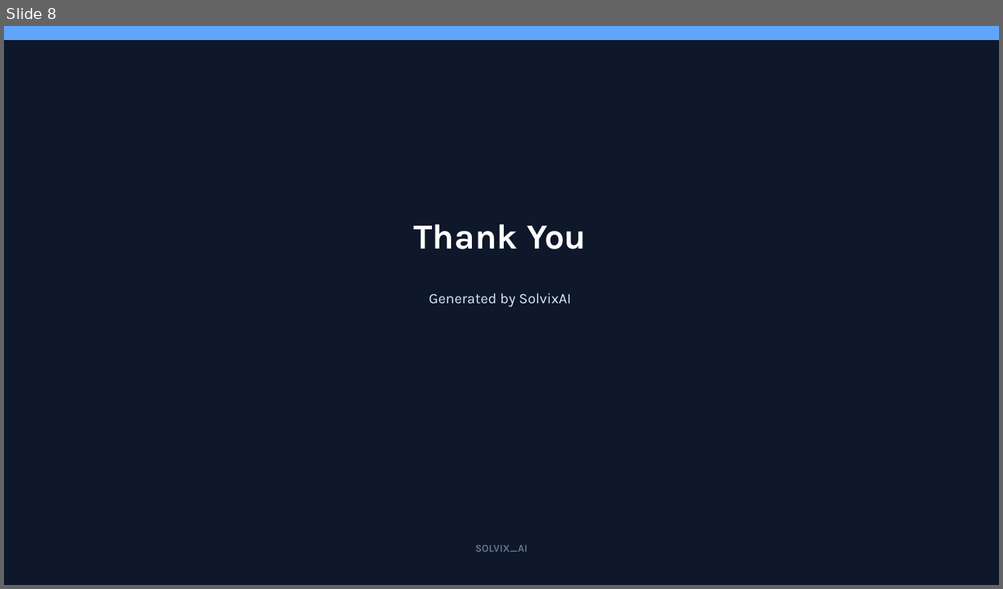
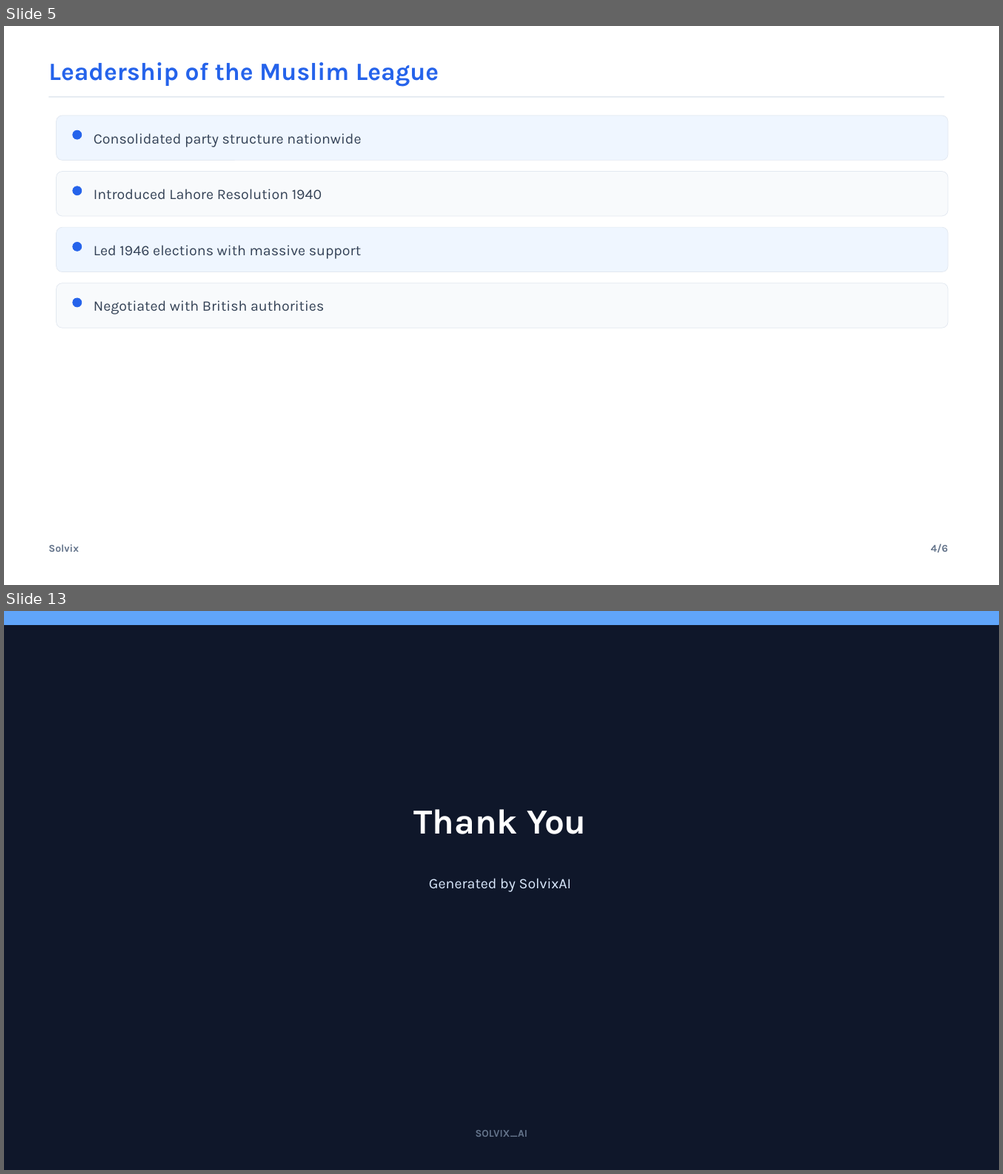
Before and after one commit to SirajAbid17/Solvix, a slide deck: backend/services/agent/presentation.pptx. Shown one above the other, each under a label of ours: slide 8 before the commit, slides 5 and 13 after it; the slides between them are not shown. The pictures are 1003x589 and 1003x1174 pixels, drawn with LibreOffice and Linux fonts; fonts in the diff are those of the drawing. Boxes give left, top, right and bottom in pixels: in the first picture for what was removed or moved away, otherwise in the second. Text is boxed around its words. In the diff, an @@ line names an element or a change of style, - is before the commit and + after.

```diff
--- a/backend/services/agent/presentation.pptx
+++ b/backend/services/agent/presentation.pptx
@@ slide 5 added at (4, 26, 999, 585), background #FFFFFF @@
@@ text added at (48, 62, 438, 87), 24 pt, text #2563EB, bold @@
+Leadership of the Muslim League
@@ line added from (48, 97) to (944, 97), #E2E8F0 1.2 pt @@
@@ rounded rectangle added at (57, 116, 948, 160), fill #EFF6FF, outline #E2E8F0 0.5 pt @@
@@ ellipse added at (73, 130, 82, 139), fill #2563EB, outline #2563EB 0.5 pt @@
@@ text added at (94, 133, 361, 147), 14 pt, text #334155 @@
+Consolidated party structure nationwide
@@ rounded rectangle added at (57, 172, 948, 216), fill #F8FAFC, outline #E2E8F0 0.5 pt @@
@@ ellipse added at (73, 187, 82, 195), fill #2563EB, outline #2563EB 0.5 pt @@
@@ text added at (94, 189, 321, 199), 14 pt, text #334155 @@
+Introduced Lahore Resolution 1940
@@ rounded rectangle added at (57, 227, 948, 272), fill #EFF6FF, outline #E2E8F0 0.5 pt @@
@@ ellipse added at (73, 242, 82, 251), fill #2563EB, outline #2563EB 0.5 pt @@
@@ text added at (94, 245, 361, 259), 14 pt, text #334155 @@
+Led 1946 elections with massive support
@@ rounded rectangle added at (57, 284, 948, 328), fill #F8FAFC, outline #E2E8F0 0.5 pt @@
@@ ellipse added at (73, 298, 82, 307), fill #2563EB, outline #2563EB 0.5 pt @@
@@ text added at (94, 301, 324, 315), 14 pt, text #334155 @@
+Negotiated with British authorities
@@ text added at (48, 545, 79, 552), 10 pt, text #64748B, bold @@
+Solvix
@@ text added at (930, 544, 948, 553), 10 pt, text #64748B, bold @@
+4/6
@@ what was slide 8 is now slide 13 @@
```
Also in this commit, not shown: 11 other slides added, 7 slides removed, 37 other files.
